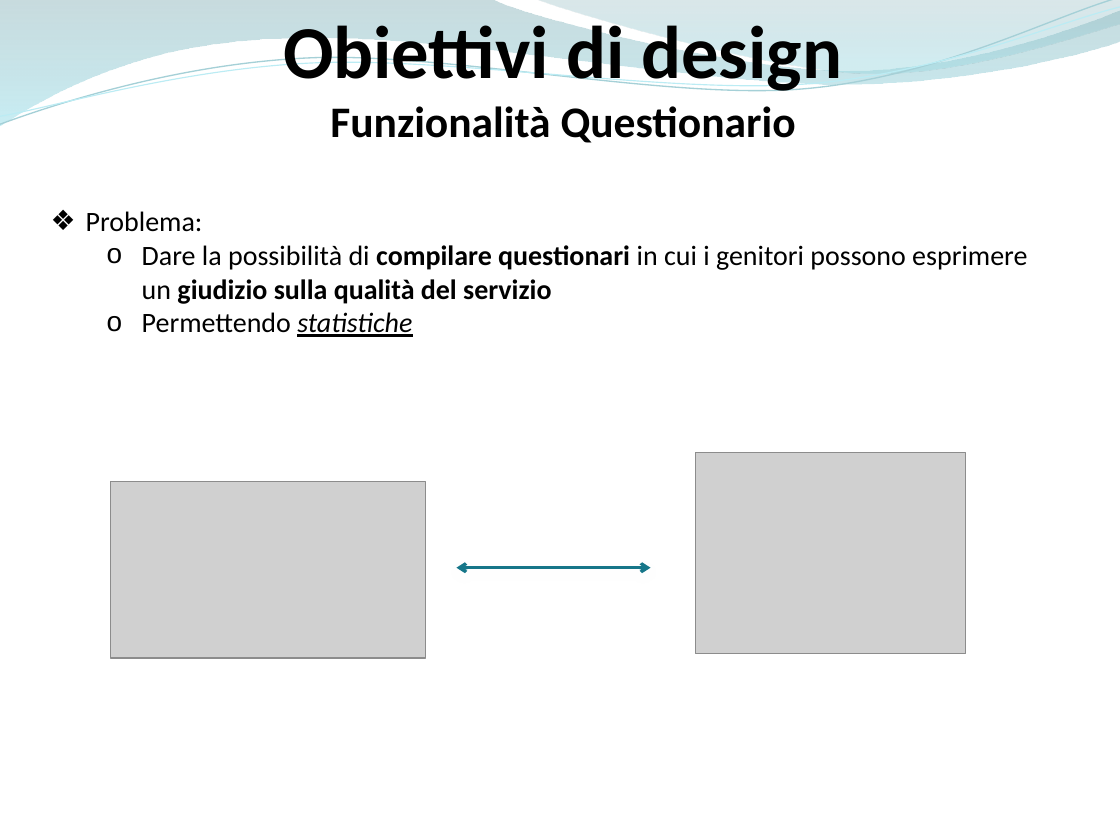
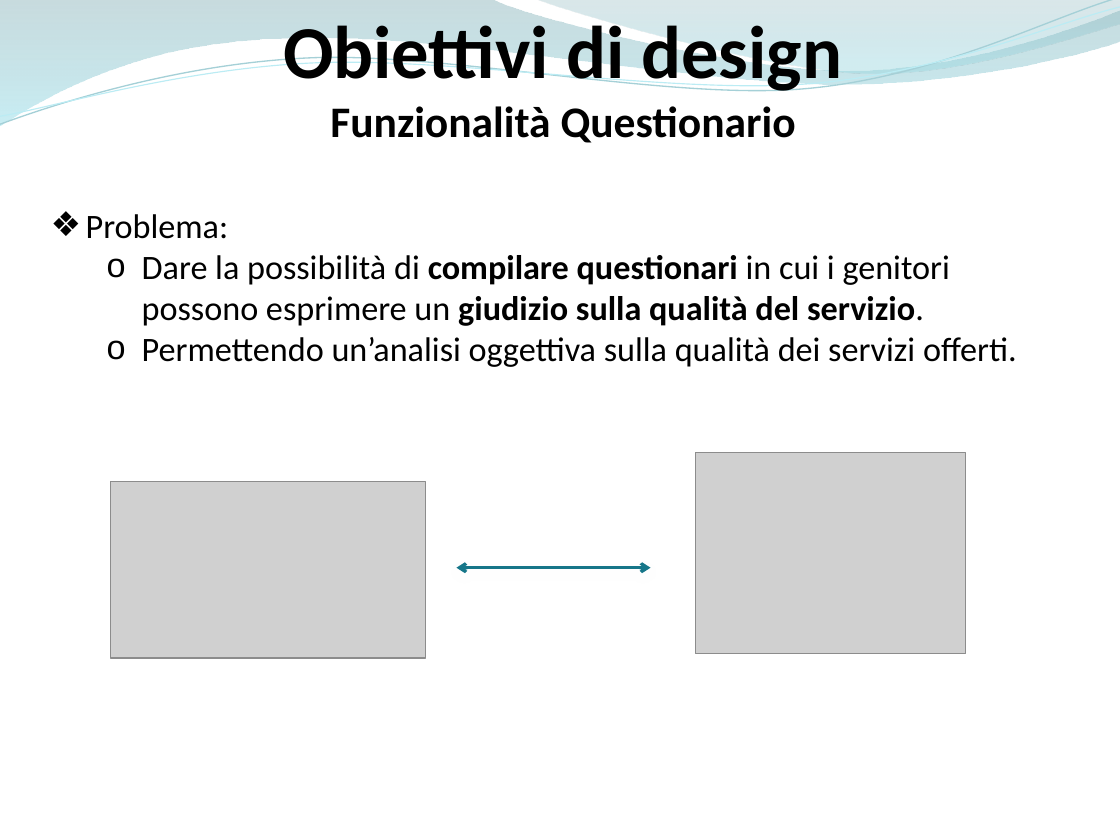
Before and after one commit to ammirate/at-silo, a slide deck: slide 15 of Presentazione/Atsilo3/Atsilo_H_PresentazioneFinale.pptx (slide 16 before the commit). Drawn at 1120x840 pixels with LibreOffice and Linux fonts; fonts in the diff are those of the drawing; grey boxes stand for pictures. Boxes give left, top, right and bottom in pixels: in the first picture for what was removed or moved away, otherwise in the second. Text is boxed around its words. In the diff, an @@ line names an element or a change of style, - is before the commit and + after.

```diff
--- a/Presentazione/Atsilo3/Atsilo_H_PresentazioneFinale.pptx
+++ b/Presentazione/Atsilo3/Atsilo_H_PresentazioneFinale.pptx
@@ text at [86, 214, 229, 239]: size 18 to 22 pt in "Problema:" @@
@@ text at [142, 255, 1017, 367]: text changed; size 18 to 22 pt @@
-  o Dare la possibilità di compilare questionari in cui i genitori possono esprimere un giudizio sulla qualità del servizio
-  o Permettendo statistiche
+  o Dare la possibilità di compilare questionari in cui i genitori possono esprimere un giudizio sulla qualità del servizio.
+  o Permettendo un’analisi oggettiva sulla qualità dei servizi offerti.
```
Also in this commit, not shown: 27 other slides changed, 1 slide added, 1 slide removed, 4 other files.
